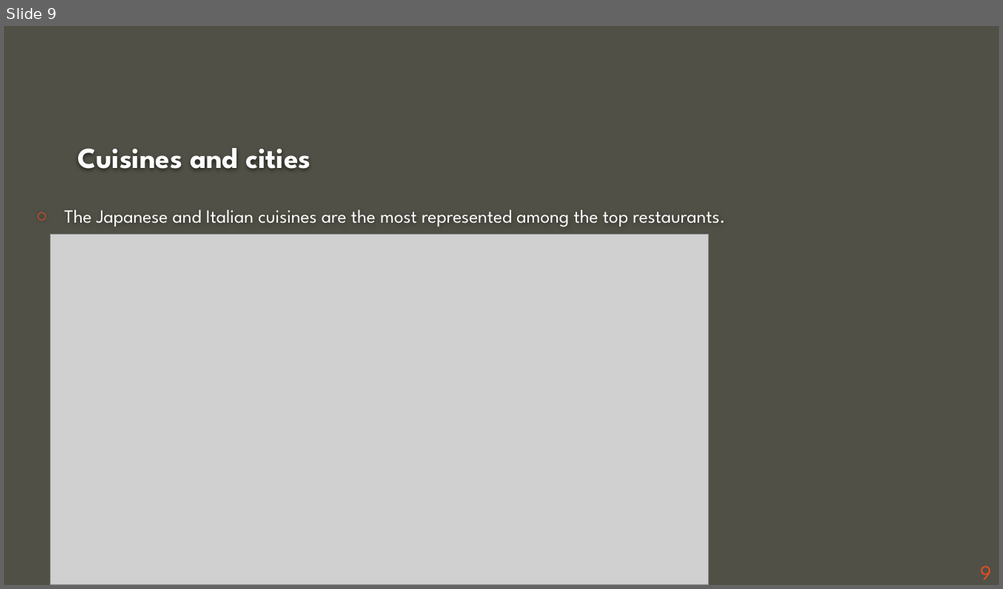
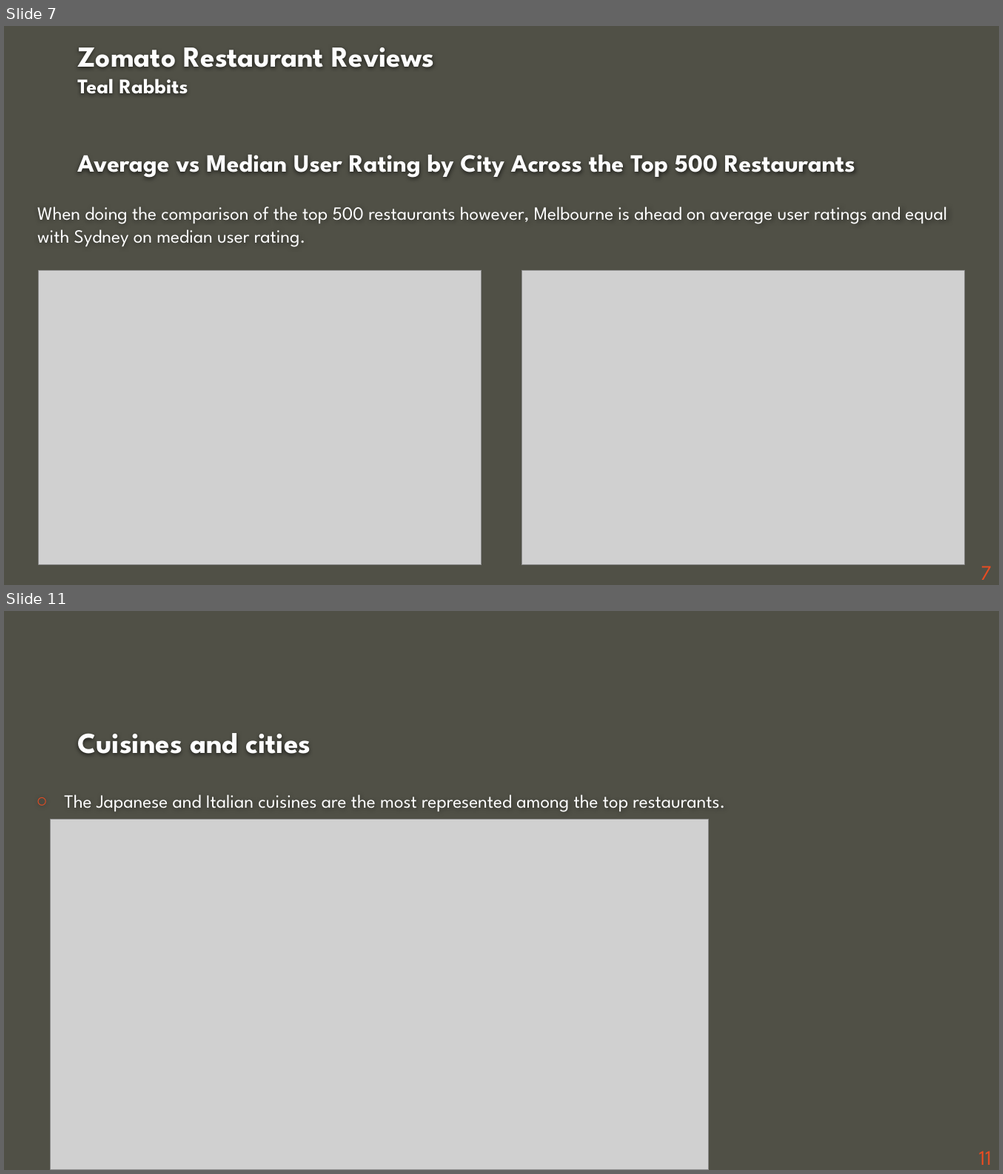
Before and after one commit to ashdrayton/Zomato-Restaurants-Reviews, a slide deck: Babette/Zomato_Presentation _BB.pptx. Shown one above the other, each under a label of ours: slide 9 before the commit, slides 7 and 11 after it; the slides between them are not shown. The pictures are 1003x589 and 1003x1174 pixels, drawn with LibreOffice and Linux fonts; fonts in the diff are those of the drawing; grey boxes stand for pictures; background and template pictures are left out. Boxes give left, top, right and bottom in pixels: in the first picture for what was removed or moved away, otherwise in the second. Text is boxed around its words. In the diff, an @@ line names an element or a change of style, - is before the commit and + after.

```diff
--- a/Babette/Zomato_Presentation _BB.pptx
+++ b/Babette/Zomato_Presentation _BB.pptx
@@ slide 7 added at bbox=[4, 26, 999, 585], background #505046 @@
@@ title added at bbox=[77, 47, 855, 178], 24 pt, text #FEFEFE, bold @@
+Zomato Restaurant Reviews
+Teal Rabbits
+Average vs Median User Rating by City Across the Top 500 Restaurants
@@ text added at bbox=[37, 207, 947, 247], 18 pt, text #FFFFFF @@
+When doing the comparison of the top 500 restaurants however, Melbourne is ahead on average user ratings and equal with Sydney on median user rating.
@@ picture added at bbox=[39, 271, 481, 565] @@
@@ picture added at bbox=[522, 271, 965, 565] @@
@@ page number added at bbox=[980, 566, 990, 580], 20 pt, text #E84C22 @@
+7
@@ what was slide 9 is now slide 11 @@
@@ page number at bbox=[979, 1151, 991, 1165]: text changed @@
-9
+11
```
Also in this commit, not shown: 4 slides changed, 1 other slide added, 12 other files.
